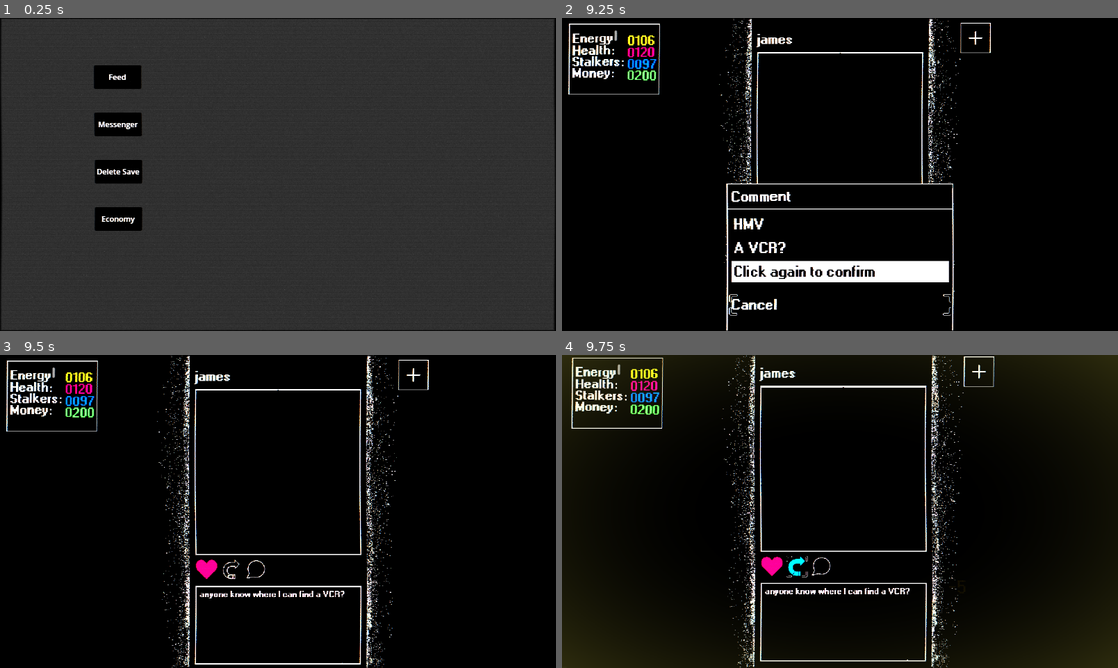
Above: before the commit, frames 1-4 (two rows, left to right).
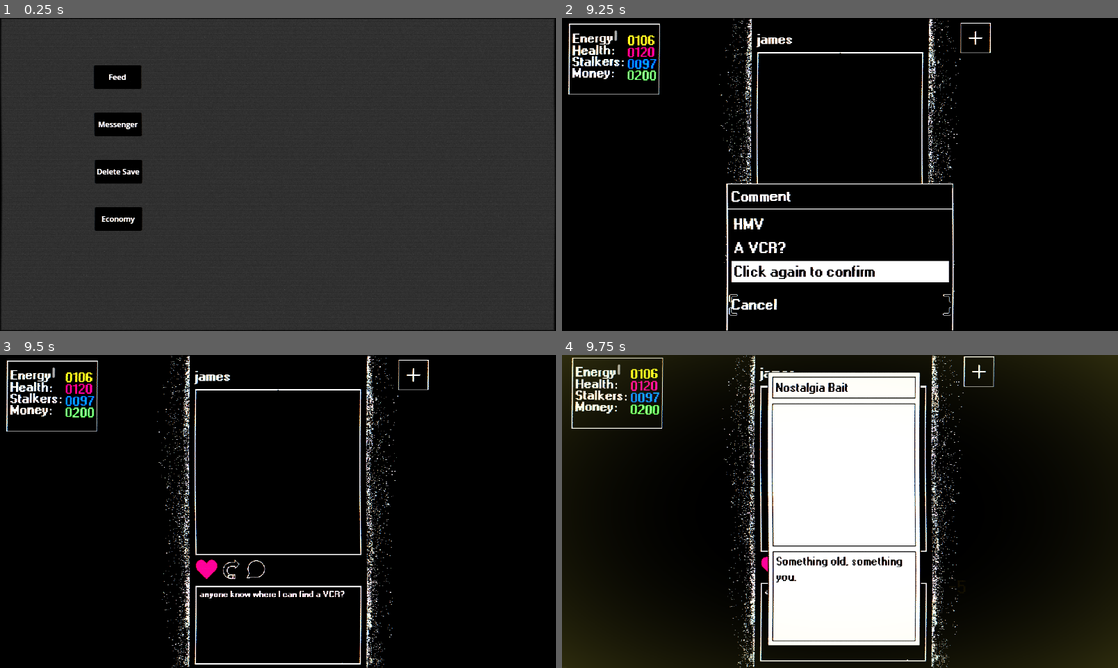
Above: after the commit, the same moments.

Repository: AdamCMunro/social-game
Game: Godot game, scene res://main.tscn
Two runs of this game, one before a commit and one after it. Both use one fixed random seed, a clock stepped at 60 frames per second and the inputs below.
Inputs (mouse positions are in pixels of both pictures, inside the frame that each line leads up to):
- Up to frame 1 (0.25 s): no input
- Up to frame 2 (9.25 s): click "Feed" at 0.5 s; tap Enter at 1.25 s; move the mouse to (840, 174) at 1.27 s; click (840, 174) at 1.42 s; move the mouse to (840, 174) at 2.02 s; hold Down 2.03-2.78 s; click (840, 174) at 2.17 s; move the mouse to (840, 174) at 2.77 s; click (840, 174) at 2.92 s; move the mouse to (973, 36) at 3.52 s; click (973, 36) at 3.67 s; move the mouse to (767, 233) at 4.27 s; hold Down 4.28-6.53 s; click (767, 233) at 4.42 s; click (767, 233) at 5.17 s; move the mouse to (817, 233) at 5.77 s; click (817, 233) at 5.92 s; move the mouse to (840, 233) at 6.52 s; click (840, 233) at 6.67 s; move the mouse to (840, 255) at 7.27 s; click (840, 255) at 7.42 s; move the mouse to (840, 280) at 8.02 s; click (840, 280) at 8.17 s; move the mouse to (840, 312) at 8.77 s; hold Down from 8.78 s (still down); click (840, 312) at 8.92 s
- Up to frame 3 (9.5 s): keep holding Down
- Up to frame 4 (9.75 s): keep holding Down; move the mouse to (795, 567) at 9.52 s; click (795, 567) at 9.67 s

Frames 1-3 are identical in both runs. In frame 4, 23% of the frame differs, in the area x 36-65%, y 5-93%.
Error after the commit: Attempt to call function 'get_node' in base 'null instance' on a null instance. (res://card.gd:6)

Commit message:
added reposting

Diff:
--- a/social-game/card.gd
+++ b/social-game/card.gd
@@ -1,8 +1,10 @@
 extends Node2D
 
-@onready var hand = get_parent()
-@onready var player = hand.get_parent()
-@onready var main = player.get_parent()
+@onready var main = get_tree().root.get_child(0)
+
+@onready var player = main.get_node("Player")
+@onready var hand = player.get_node("Hand")
+
 @onready var feed = main.get_node("Feed")
 @onready var post_scale = feed.get_node("Post").scale
 
@@ -29,6 +31,7 @@
 var viewing = false
 var picked_up = false
 var played = false
+var intangible = false
 
 var last_stop = Vector2.ZERO
 
@@ -73,7 +76,7 @@
 
 # Called every frame. 'delta' is the elapsed time since the previous frame.
 func _process(delta: float) -> void:
-	if not played:
+	if not played and not intangible:
 		if mouse_over:
 			_on_card_body_mouse_entered()
 
@@ -95,6 +98,9 @@
 
 
 func _on_card_body_mouse_entered() -> void:
+	if intangible:
+		return
+
 	mouse_over = true
 	if not hovering and not hand.card_hovered and not viewing and not picked_up and not played:
 		hovering = true
@@ -116,6 +122,10 @@
 		self.z_index += hand_size
 
 func _on_card_body_mouse_exited() -> void:
+	if intangible:
+		return
+
+
 	mouse_over = false
 	if hovering and not viewing and not played:
 		hovering = false
@@ -136,6 +146,10 @@
 
 
 func _on_card_body_input_event(viewport: Node, event: InputEvent, shape_idx: int) -> void:
+
+	if intangible:
+		return
+
 	if event is InputEventMouseButton and event.button_index == MOUSE_BUTTON_RIGHT:
 		if event.is_pressed() && not event.is_echo():
 			if hovering and not viewing and not picked_up and not played:
@@ -274,6 +288,7 @@
 		hand._move_card(current_index, swap_index)
 
 func _play_post():
+	set_name("Card")
 	hand.card_pool.erase(self)
 	player.deck.erase(self)
 
--- a/social-game/feed.gd
+++ b/social-game/feed.gd
@@ -1,6 +1,7 @@
 extends Node2D
 
 @onready var post_scene = preload("res://post.tscn")
+@onready var card_scene = preload("res://card.tscn")
 @onready var change_label_scene = preload("res://change_label.tscn")
 @onready var main = get_parent()
 @onready var gradient = main.get_node("GradientLayer")
@@ -31,6 +32,7 @@
 
 var post_array
 var post_data
+var history_array
 var seed_array := []
 var current_post_index = 0
 
@@ -51,11 +53,19 @@
 var feed_ended = false
 var feed_started = false
 
-# Called when the node enters the scene tree for the first time.
+
+
 func _ready() -> void:
 	post_array = _json_decode(str("res://daily_files/", main.current_day, "/posts.json"))
 	post_data = _json_decode("res://posts/post_dict.json")
 
+	history_array = _json_decode(str("user://", main.current_day, "/feed_seeds.json"))
+	if history_array.size() > 0:
+		for n in history_array:
+			seed_array.append(n)
+		current_post_index = seed_array.size()
+
+
 	$NewPostButton._disable()
 
 	$FeedBackground.position = viewport_centre
@@ -95,7 +105,7 @@
 	current_post.position.y = post_position.y + post_height
 
 	new_post_button_pos = $NewPostButton.position
-# Called every frame. 'delta' is the elapsed time since the previous frame.
+
 func _process(delta: float) -> void:
 	$FeedBackground.position = viewport_centre
 
@@ -168,7 +178,6 @@
 			if event.keycode == KEY_DOWN and not event.is_echo():
 				_first_scroll()
 
-
 func _trigger_scroll():
 	if not main.in_hand:
 		is_scrolling = true
@@ -228,7 +237,6 @@
 	feed_started = true
 	$NewPostButton._enable()
 
-
 func _move_posts(post, post2):
 	var tween = create_tween()
 	tween.tween_property(post, "position", Vector2(viewport_centre.x, viewport_centre.y -post_height), 0.5)\
@@ -246,7 +254,7 @@
 
 	_populate_comments()
 
-	if current_post.get_name() != "Card":
+	if not current_post.get_name().begins_with("Card"):
 		recycled_post = current_post
 		current_post_seed = "000"
 		_reset_post(current_post)
@@ -375,7 +383,6 @@
 	tween.tween_property($CommentBox, "position:y", comment_box_pos.y - 20, 0.2)
 	tween.tween_property($CommentBox, "position:y", comment_box_pos.y, 0.2)
 
-
 func _hide_comment_box():
 	var tween = create_tween()
 
@@ -412,7 +419,6 @@
 	tween.tween_property(current_post, "position:y", post_position.y - 10, 0.05)
 	tween.tween_property(current_post, "position:y", post_position.y + post_height, 0.05)
 
-
 func _unprepare_for_play():
 	var tween = create_tween()
 
@@ -465,7 +471,6 @@
 func _remove_gradient():
 		await gradient._reduce_visibility().finished
 		gradient.visible = false
-
 
 func _change_stat(stat : String, value : int):
 	var text : String
@@ -526,3 +531,44 @@
 	tween.parallel().tween_property(label, "modulate:a", 0, 0.3)
 
 	return tween
+
+func _repost():
+	var cardID = _get_current_post_data().cardID
+	var card = player.cards_data[cardID]
+
+	var card_for_animation = card_scene.instantiate()
+
+	card_for_animation.title = card.name
+	card_for_animation.description = card.description
+	card_for_animation.stats = card.stats
+	card_for_animation.position = viewport_centre
+	card_for_animation.intangible = true
+	add_child(card_for_animation)
+
+	await _animate_repost(card_for_animation).finished
+
+	card_for_animation.queue_free()
+
+	player._add_to_deck(cardID)
+
+func _animate_repost(card):
+	var tween = create_tween()
+
+	tween.set_ease(Tween.EASE_IN_OUT)
+	tween.set_trans(Tween.TRANS_SINE)
+
+	tween.tween_property(card, "scale", card.scale * 1.05, 0.2)
+	tween.parallel().tween_property(card, "position", Vector2(5,5), 0.2).as_relative()
+	tween.tween_property(card, "position:x", -10, 0.2).as_relative()
+	tween.tween_property(card, "position:x", 1000, 0.2).as_relative()
+	tween.parallel().tween_property(card, "scale", Vector2(0.3, 0.3), 0.2)
+
+	return tween
+
+func _undo_repost():
+	var targetID = _get_current_post_data().cardID
+
+	for n in player.deck:
+		if n.id == targetID:
+			player.deck.erase(n)
+			break
--- a/social-game/player.gd
+++ b/social-game/player.gd
@@ -25,11 +25,9 @@
 
 # Called when the node enters the scene tree for the first time.
 func _ready() -> void:
-	var card_instance = card_scene.instantiate()
 	cards_data = _json_decode("res://posts/player_post_dict.json")
 
-	deck.append(card_instance)
-	_populate_card_details(card_instance, cards_data[0])
+	_add_to_deck(0)
 
 	_update_energy(100)
 	_update_health(100)
@@ -103,3 +101,9 @@
 	card.title = data.name
 	card.description = data.description
 	card.stats = data.stats
+
+func _add_to_deck(id):
+	var card_instance = card_scene.instantiate()
+
+	deck.append(card_instance)
+	_populate_card_details(card_instance, cards_data[id])
--- a/social-game/posts/player_post_dict.json
+++ b/social-game/posts/player_post_dict.json
@@ -4,4 +4,11 @@
 "stats":{"energy":-5,
 		"health":5,
 		"followers":2,
+		"money":0}},
+{"id":1,
+"name":"Nostalgia Bait",
+"description":"Something old, something you.",
+"stats":{"energy":-5,
+		"health":10,
+		"followers":5,
 		"money":0}}]
--- a/social-game/posts/post_dict.json
+++ b/social-game/posts/post_dict.json
@@ -7,7 +7,8 @@
 "stats":{"energy":6,
 		"health":10,
 		"followers":0,
-		"money":0}},
+		"money":0},
+"cardID":-1},
 {"id":1,
 "user":"james",
 "caption":"anyone know where I can find a VCR?",
@@ -17,7 +18,8 @@
 "stats":{"energy":5,
 		"health":10,
 		"followers":-3,
-		"money":100}},
+		"money":100},
+"cardID":-1},
 {"id":2,
 "user":"alan",
 "caption":"Found this while clearing out. Really brings back memories",
@@ -27,7 +29,8 @@
 "stats":{"energy":0,
 		"health":0,
 		"followers":0,
-		"money":0}},
+		"money":0},
+"cardID":1},
 {"id":3,
 "user":"kreeb",
 "caption":"a night to remember",
@@ -37,7 +40,8 @@
 "stats":{"energy":0,
 		"health":0,
 		"followers":0,
-		"money":0}},
+		"money":0},
+"cardID":0},
 {"id":4,
 "user":"test",
 "caption":"test",
@@ -47,4 +51,5 @@
 "stats":{"energy":0,
 		"health":0,
 		"followers":0,
-		"money":0}},]
+		"money":0},
+"cardID":-1},]
--- a/social-game/send_button.gd
+++ b/social-game/send_button.gd
@@ -5,6 +5,7 @@
 @onready var feed = get_parent().get_parent().get_parent()
 
 var pressed = false
+var reposted = false
 
 # Called when the node enters the scene tree for the first time.
 func _ready() -> void:
@@ -17,11 +18,17 @@
 
 
 func _on_mouse_entered() -> void:
+	if reposted:
+		return
+
 	if not main.in_hand and not feed.commenting:
 		selection.visible = true
 		selection.global_position = global_position
 
 func _on_mouse_exited() -> void:
+	if reposted:
+		return
+
 	selection.visible = false
 
 
@@ -36,16 +43,24 @@
 func _press():
 	$Sprite2D.texture = load("res://assets/Send_Button_Pressed.png")
 	pressed = true
+	selection.visible = false
 	feed.current_post_seed[1] = "1"
 	feed._change_stat("energy", -5)
+	feed._repost()
+	reposted = true
 	await get_tree().create_timer(0.3).timeout
 	feed._remove_gradient()
 
+
 func _unpress():
+	if reposted:
+		return
+
 	$Sprite2D.texture = load("res://assets/Send_Button.png")
 	pressed = false
 	feed.current_post_seed[1] = "0"
 	feed._change_stat("energy", 5)
+	feed._undo_repost()
 	await get_tree().create_timer(0.3).timeout
 	feed._remove_gradient()
 
